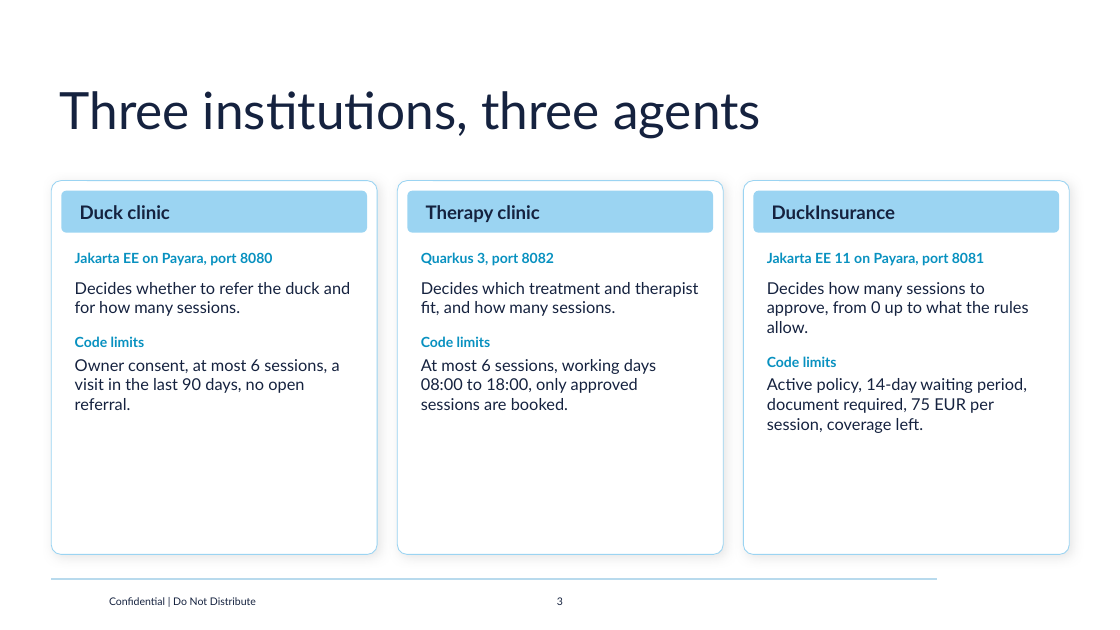
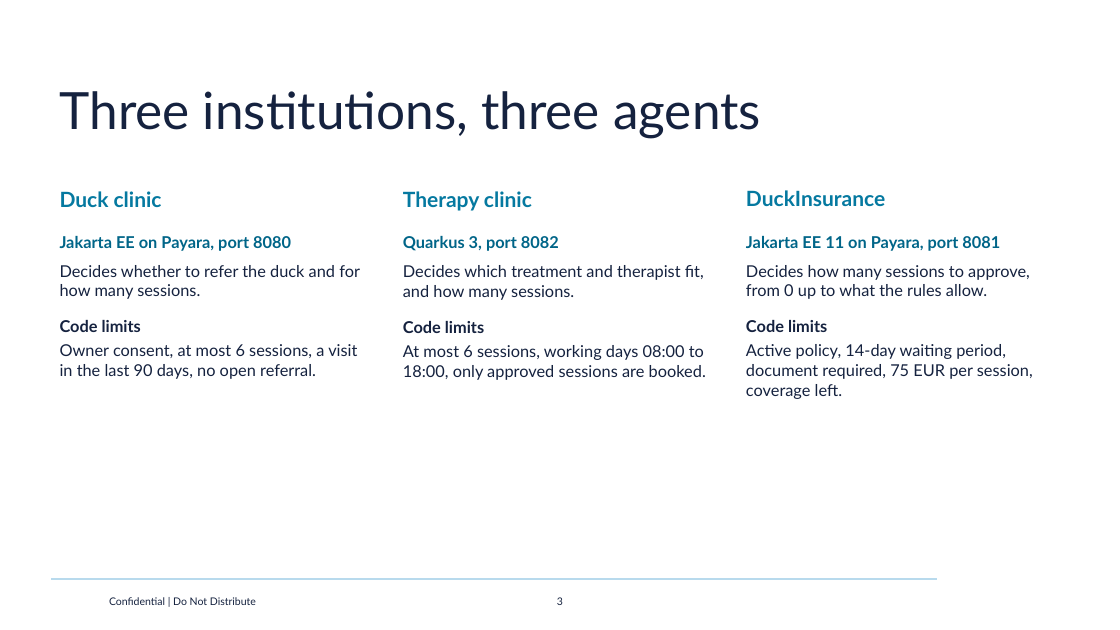
Before and after one commit to HanSolo/duckinsurance, a slide deck: slide 3 of Duck_agents_Azul.pptx. Drawn at 1120x630 pixels with LibreOffice and Linux fonts; fonts in the diff are those of the drawing; background and template pictures are left out. Boxes give left, top, right and bottom in pixels: in the first picture for what was removed or moved away, otherwise in the second. Text is boxed around its words. In the diff, an @@ line names an element or a change of style, - is before the commit and + after.

Commit message:
Updated documentation and hardened the docker build

```diff
--- a/Duck_agents_Azul.pptx
+++ b/Duck_agents_Azul.pptx
@@ text "Duck clinic" moved from (x1=61, y1=191, x2=367, y2=233) to (x1=60, y1=191, x2=162, y2=207) @@
@@ rounded rectangle removed at (x1=51, y1=181, x2=377, y2=555) @@
@@ text "Therapy clinic" moved from (x1=408, y1=191, x2=713, y2=233) to (x1=403, y1=191, x2=532, y2=211) @@
@@ rounded rectangle removed at (x1=397, y1=181, x2=723, y2=555) @@
@@ size 16 to 18 pt, text colour #15223F to #0579A0; more space between paragraphs; vertical alignment middle to top; fill #9BD4F2 to none in 3 elements at (x1=403, y1=191, x2=532, y2=211), (x1=60, y1=191, x2=162, y2=207), (x1=746, y1=190, x2=885, y2=206) @@
@@ text "DuckInsurance" moved from (x1=754, y1=191, x2=1060, y2=233) to (x1=746, y1=190, x2=885, y2=206) @@
@@ rounded rectangle removed at (x1=744, y1=181, x2=1070, y2=555) @@
@@ text "Jakarta EE on Payara, port ..." moved from (x1=75, y1=252, x2=350, y2=410) to (x1=60, y1=236, x2=360, y2=379) @@
@@ text "Jakarta EE on Payara, port ..." at (x1=60, y1=236, x2=360, y2=379): size 12 to 14 pt in "Jakarta EE on Payara, port 8080", "Code limits"; text colour #0891C0 to #006588 in "Jakarta EE on Payara, port 8080"; text colour #0891C0 to #15223F in "Code limits"; less space between paragraphs; more space between paragraphs @@
@@ text "Quarkus 3, port 8082" moved from (x1=421, y1=252, x2=699, y2=410) to (x1=403, y1=236, x2=706, y2=380) @@
@@ text "Quarkus 3, port 8082" at (x1=403, y1=236, x2=706, y2=380): size 12 to 14 pt in "Quarkus 3, port 8082", "Code limits"; text colour #0891C0 to #006588 in "Quarkus 3, port 8082"; text colour #0891C0 to #15223F in "Code limits"; less space between paragraphs; more space between paragraphs @@
@@ text "Jakarta EE 11 on Payara, ..." moved from (x1=767, y1=252, x2=1029, y2=433) to (x1=746, y1=236, x2=1033, y2=399) @@
@@ text "Jakarta EE 11 on Payara, ..." at (x1=746, y1=236, x2=1033, y2=399): size 12 to 14 pt in "Jakarta EE 11 on Payara, port 8081", "Code limits"; text colour #0891C0 to #006588 in "Jakarta EE 11 on Payara, port 8081"; text colour #0891C0 to #15223F in "Code limits"; less space between paragraphs; more space between paragraphs @@
```
Also in this commit, not shown: 9 other slides changed, 2 slides added, 1 slide removed, 10 other files.
